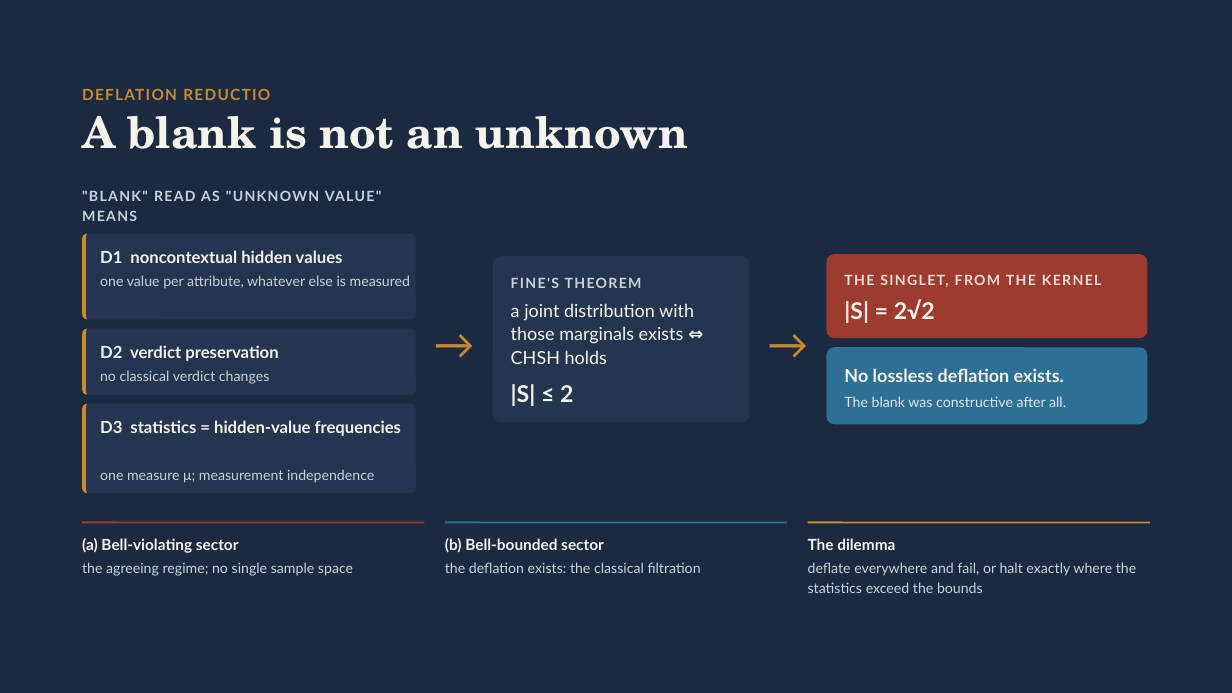
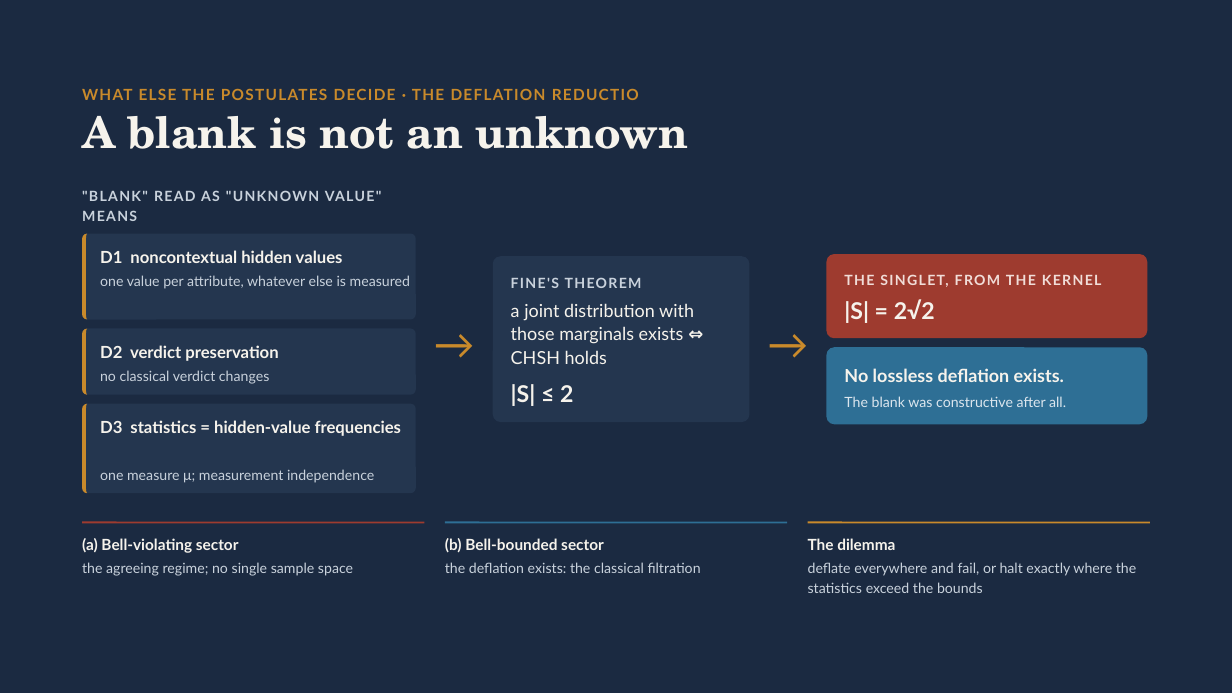
Before and after one commit to brunchwnewton/aethic-code, a slide deck: slide 13 of files/slides/aethic_reasoning_15_mins/Aethic Reasoning in 15 Minutes.pptx (slide 11 before the commit). Drawn at 1232x693 pixels with LibreOffice and Linux fonts; fonts in the diff are those of the drawing. Boxes give left, top, right and bottom in pixels: in the first picture for what was removed or moved away, otherwise in the second. Text is boxed around its words. In the diff, an @@ line names an element or a change of style, - is before the commit and + after.

```diff
--- a/files/slides/aethic_reasoning_15_mins/Aethic Reasoning in 15 Minutes.pptx
+++ b/files/slides/aethic_reasoning_15_mins/Aethic Reasoning in 15 Minutes.pptx
@@ text at bbox=[82, 89, 639, 100]: text changed @@
-DEFLATION REDUCTIO
+WHAT ELSE THE POSTULATES DECIDE · THE DEFLATION REDUCTIO
```
Also in this commit, not shown: 13 other slides changed, 2 slides added, 3 other files.
